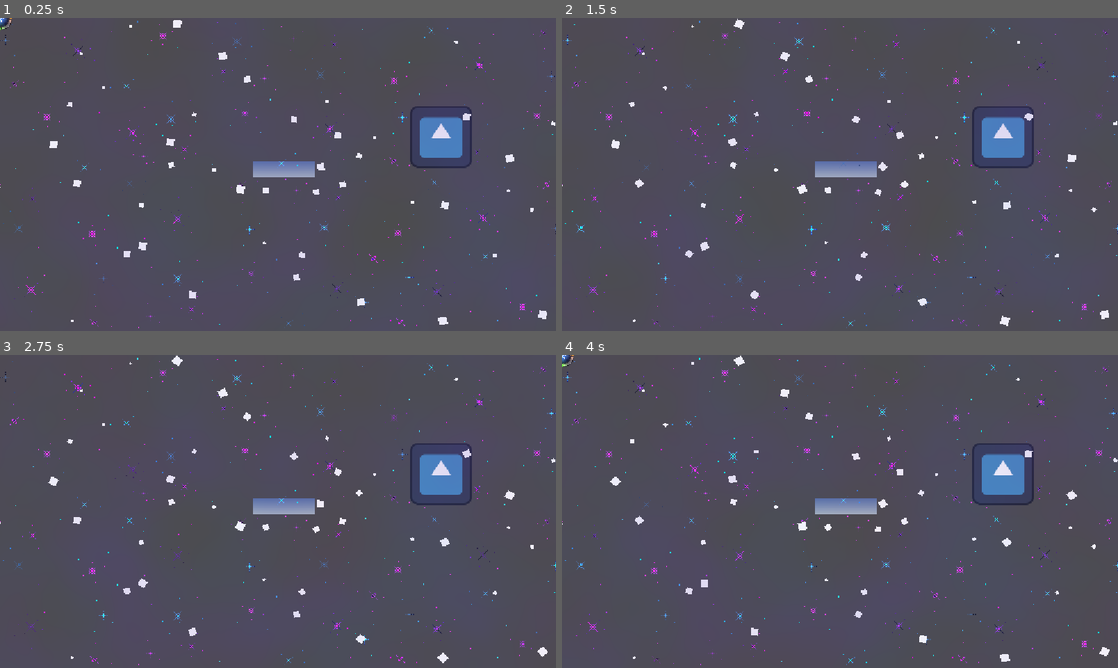
Above: before the commit, frames 1-4 (two rows, left to right).
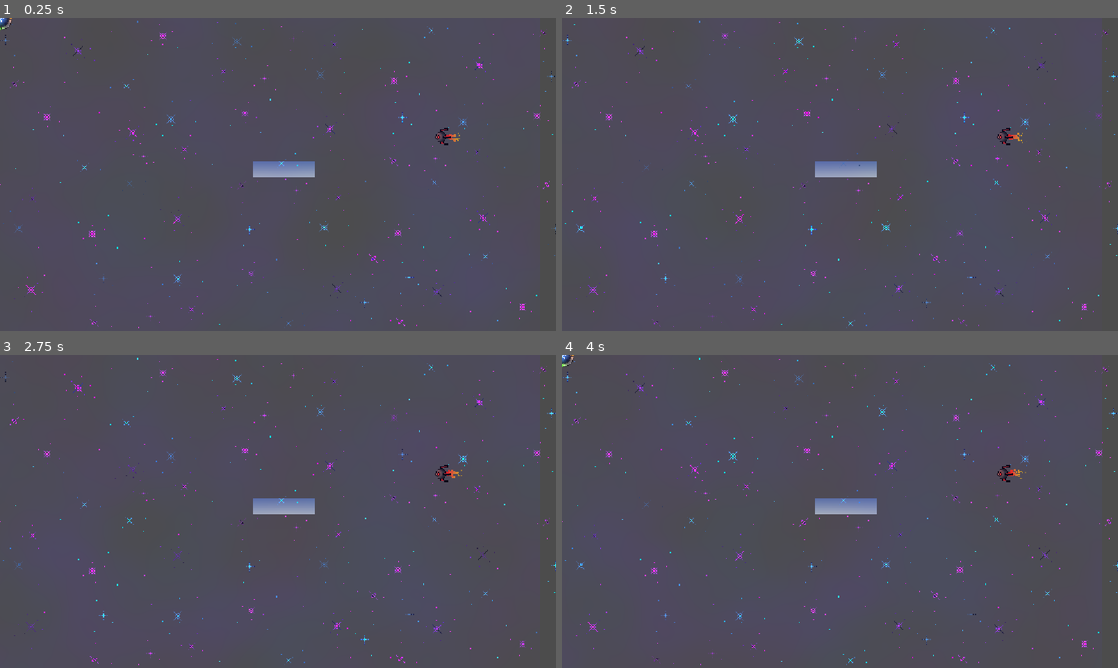
Above: after the commit, the same moments.

Repository: eee12342/New-Game
Game: Godot game, scene res://scenes/main.tscn
Same seed, same stepped clock (60 frames per second), same inputs: the game is played once before the commit and once after it. The engine's default icon, where the game draws it, is replaced by a stand-in: a white triangle on a blue panel in a dark square.
Inputs (mouse positions are in pixels of both pictures, inside the frame that each line leads up to):
- Up to frame 1 (0.25 s): no input
- Up to frame 2 (1.5 s): move the mouse to (962, 158) at 0.52 s; tap A (colour1) at 0.6 s; move the mouse to (728, 190) at 1.27 s; tap W (colour2) at 1.35 s
- Up to frame 3 (2.75 s): move the mouse to (333, 442) at 2.02 s; tap D (colour3) at 2.1 s
- Up to frame 4 (4 s): move the mouse to (812, 574) at 2.77 s; tap S (colour4) at 2.85 s; move the mouse to (1006, 558) at 3.52 s; hold Shift (colour_change_mode) from 3.53 s (still down)

The runs differ from the first frame. In frame 1, 2.1% of the frame differs, in the area x 0-100%, y 0-98%; in frame 2, 2.1%; in frame 3, 2.1%, in the area x 0-100%, y 0-99%; in frame 4, 2.1%.

Commit message:
added enemy

Diff:
--- a/project.godot
+++ b/project.godot
@@ -10,7 +10,7 @@
 
 [application]
 
-config/name="New Game"
+config/name="ColorSwap"
 run/main_scene="uid://dctqyiq4smcbi"
 config/features=PackedStringArray("4.7", "GL Compatibility")
 config/icon="res://icon.svg"
@@ -29,6 +29,7 @@
 folder_colors={
 "res://art/": "blue",
 "res://art/BackgroundArt/": "teal",
+"res://art/EnemyArt/": "teal",
 "res://art/Icon Art/": "teal",
 "res://art/Shaders/": "teal",
 "res://art/WeaponArt/": "teal"
--- a/scenes/enemy/enemy.tscn
+++ b/scenes/enemy/enemy.tscn
@@ -1,30 +1,81 @@
 [gd_scene format=3 uid="uid://c7l0chwjkwn0j"]
 
-[ext_resource type="Texture2D" uid="uid://xb5n4088hw6r" path="res://icon.svg" id="1_4a83h"]
 [ext_resource type="Script" uid="uid://bnfw2xbaef6gi" path="res://scenes/enemy/enemy.gd" id="1_a3pup"]
+[ext_resource type="Texture2D" uid="uid://dpcodqu5fbvf" path="res://art/EnemyArt/ShitterEnemy.png" id="2_a3pup"]
 
-[sub_resource type="RectangleShape2D" id="RectangleShape2D_bhunq"]
-size = Vector2(128, 129)
+[sub_resource type="CircleShape2D" id="CircleShape2D_o6xl0"]
+radius = 10.012492
 
-[sub_resource type="RectangleShape2D" id="RectangleShape2D_a3pup"]
-size = Vector2(148, 151)
+[sub_resource type="CircleShape2D" id="CircleShape2D_tipki"]
+radius = 11.0
+
+[sub_resource type="Gradient" id="Gradient_40wdo"]
+offsets = PackedFloat32Array(0, 0.9978448)
+colors = PackedColorArray(1, 1, 1, 1, 0, 0, 0, 1)
+
+[sub_resource type="GradientTexture2D" id="GradientTexture2D_c105b"]
+gradient = SubResource("Gradient_40wdo")
+fill = 1
+fill_from = Vector2(0.46153846, 0.44444445)
+fill_to = Vector2(0.88247865, 0.14529915)
+
+[sub_resource type="Curve" id="Curve_n0f10"]
+_data = [Vector2(0.015686281, 0.6659483), 0.0, 0.0, 0, 0, Vector2(0.27450982, 1), 0.39823893, 0.39823893, 0, 0, Vector2(0.9941177, 0.15510207), -0.2880246, 0.0, 0, 0]
+point_count = 3
+metadata/_snap_count = 12
+
+[sub_resource type="Gradient" id="Gradient_gwnwj"]
+offsets = PackedFloat32Array(0.0065789474, 0.20833333, 0.4473684, 0.7017544, 1)
+colors = PackedColorArray(0.4862745, 0.08235294, 0.043137256, 1, 1, 0.08235294, 0.043137256, 1, 0.9019608, 0.3882353, 0.17254902, 1, 0.9019608, 0.6862745, 0.07450981, 1, 0.9019608, 0.6862745, 0.07450981, 0)
 
 [node name="Enemy" type="CharacterBody2D" unique_id=243331702]
+scale = Vector2(1.5, 1.5)
 collision_layer = 4
 collision_mask = 3
 script = ExtResource("1_a3pup")
 
 [node name="Sprite" type="Sprite2D" parent="." unique_id=603739376]
-texture = ExtResource("1_4a83h")
+texture_filter = 1
+position = Vector2(0, -0.5)
+texture = ExtResource("2_a3pup")
 
 [node name="CollisionShape2D" type="CollisionShape2D" parent="." unique_id=559677973]
-position = Vector2(0, -0.5)
-shape = SubResource("RectangleShape2D_bhunq")
+visible = false
+position = Vector2(2, 0)
+scale = Vector2(1, 1.2)
+shape = SubResource("CircleShape2D_o6xl0")
 
 [node name="Hitbox" type="Area2D" parent="." unique_id=839653704 groups=["player_projectiles"]]
+visible = false
 
 [node name="CollisionShape2D" type="CollisionShape2D" parent="Hitbox" unique_id=1732069315]
-position = Vector2(0, -0.5)
-shape = SubResource("RectangleShape2D_a3pup")
+position = Vector2(3, 0)
+scale = Vector2(1, 1.2)
+shape = SubResource("CircleShape2D_tipki")
+
+[node name="Visuals" type="Node2D" parent="." unique_id=1174103694]
+
+[node name="EyeLight" type="PointLight2D" parent="Visuals" unique_id=427485426]
+position = Vector2(-4, 0)
+color = Color(1, 0.27450982, 0.14509805, 1)
+energy = 2.14
+texture = SubResource("GradientTexture2D_c105b")
+texture_scale = 0.2
+
+[node name="CPUParticles2D" type="CPUParticles2D" parent="Visuals" unique_id=424873748]
+z_index = -1
+position = Vector2(3, 0)
+amount = 40
+lifetime = 0.3
+emission_shape = 1
+emission_sphere_radius = 2.0
+spread = 19.47
+gravity = Vector2(300, 0)
+initial_velocity_min = 74.63
+initial_velocity_max = 74.63
+scale_amount_min = 4.0
+scale_amount_max = 6.0
+scale_amount_curve = SubResource("Curve_n0f10")
+color_ramp = SubResource("Gradient_gwnwj")
 
 [connection signal="body_entered" from="Hitbox" to="." method="_on_hitbox_body_entered"]
--- a/scenes/main.tscn
+++ b/scenes/main.tscn
@@ -94,6 +94,7 @@
 [node name="CanvasLayer" type="CanvasLayer" parent="." unique_id=2129327935]
 
 [node name="Scatter" type="ColorRect" parent="CanvasLayer" unique_id=2070947465]
+visible = false
 material = SubResource("ShaderMaterial_x244a")
 offset_left = -20.0
 offset_right = 1189.0
@@ -101,10 +102,10 @@
 
 [node name="SmokeCloud" type="ColorRect" parent="CanvasLayer" unique_id=242915025]
 material = SubResource("ShaderMaterial_sugp2")
-offset_left = -36.0
-offset_top = -17.0
-offset_right = 1212.0
-offset_bottom = 672.0
+offset_left = -130.0
+offset_top = -25.0
+offset_right = 1118.0
+offset_bottom = 664.0
 
 [node name="WorldEnvironment" type="WorldEnvironment" parent="." unique_id=1742732268]
 environment = SubResource("Environment_c105b")
Binary file added: art/EnemyArt/ShitterEnemy.png
Not shown, added: art/EnemyArt/ShitterEnemy.png.import
